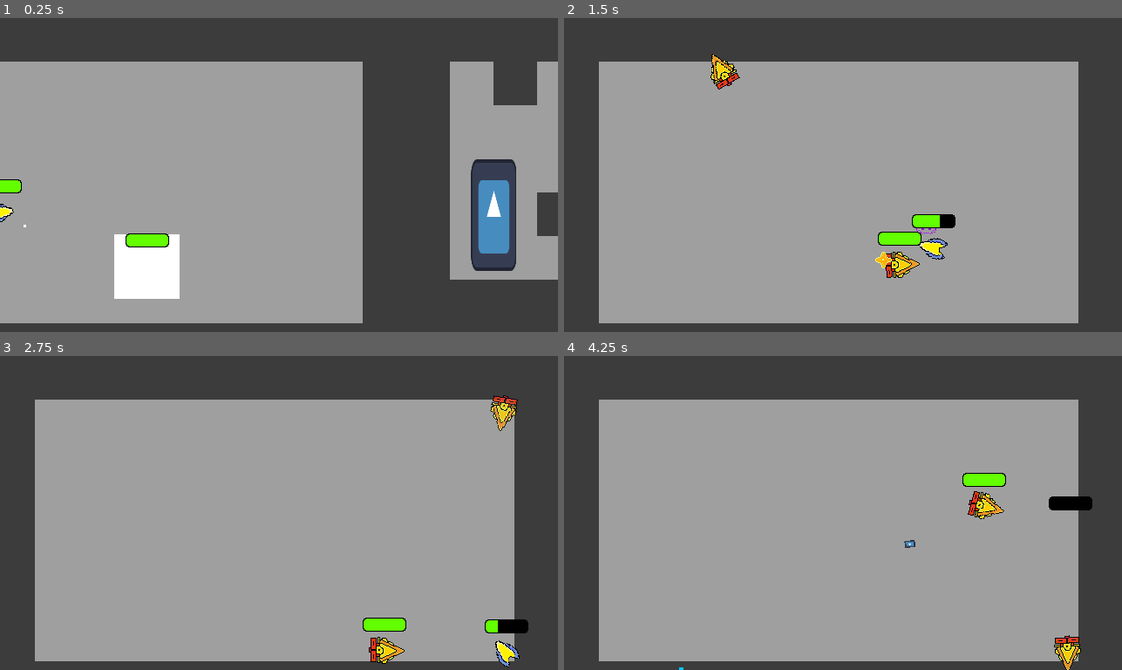
Above: before the commit, frames 1-4 (two rows, left to right).
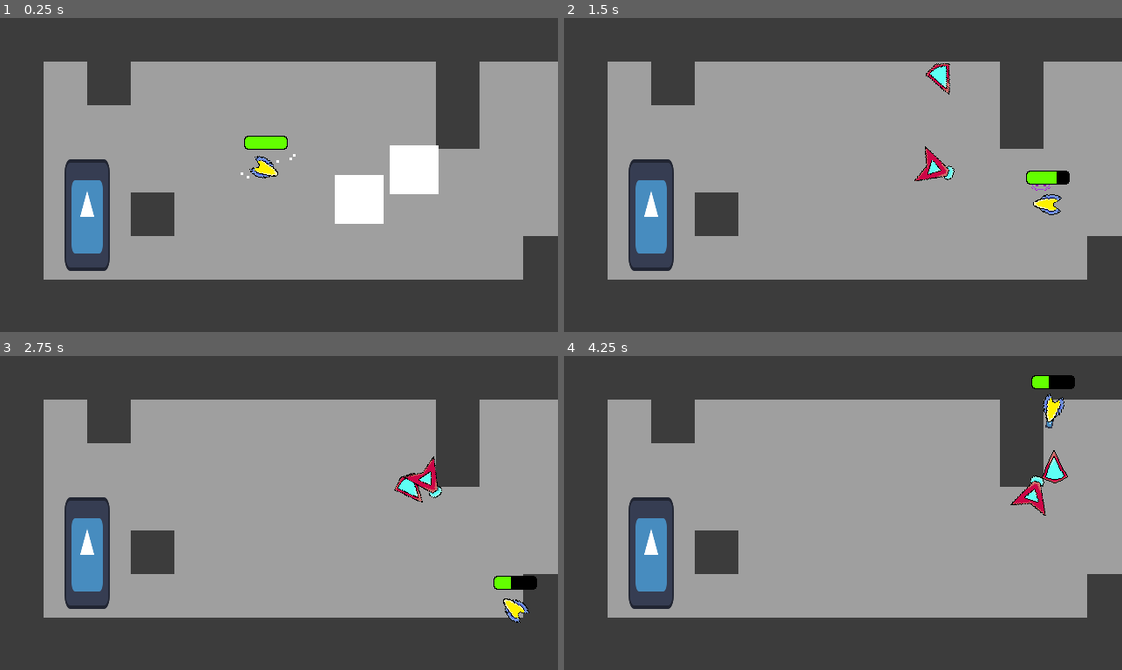
Above: after the commit, the same moments.

Repository: Nick98765432/Space-Blast
Game: Godot game, scene res://Levels/node_2d.tscn
Two runs of this game, one before a commit and one after it. Both use one fixed random seed, a clock stepped at 60 frames per second and the inputs below. The engine's default icon, where the game draws it, is replaced by a stand-in: a white triangle on a blue panel in a dark square. Sound files missing from this copy of the repository are replaced by a short silence.
Inputs (mouse positions are in pixels of both pictures, inside the frame that each line leads up to):
- Up to frame 1 (0.25 s): no input
- Up to frame 2 (1.5 s): move the mouse to (965, 159) at 0.52 s; hold D (right) 0.53-1.28 s; right-click (965, 159) at 0.6 s; move the mouse to (731, 190) at 1.27 s; hold S (down) from 1.28 s (still down); tap 3 (fullAuto) at 1.35 s
- Up to frame 3 (2.75 s): move the mouse to (334, 443) at 2.02 s; release S (down) at 2.03 s; hold D (right) from 2.03 s (still down); tap E (interact) at 2.1 s
- Up to frame 4 (4.25 s): move the mouse to (815, 575) at 2.77 s; release D (right) at 2.78 s; hold W (up) 2.78-3.53 s; tap Space (parry) at 2.85 s; move the mouse to (1010, 560) at 3.52 s; press the mouse at (1010, 560) at 3.53 s; hold A (left) from 3.53 s (still down)

The runs differ from the first frame. In frame 1, 39% of the frame differs, in the area x 0-100%, y 13-98%; in frame 2, 28%; in frame 3, 26%; in frame 4, 27%.

Commit message:
sounds part 2
improved sounds

Diff:
--- a/Enemies/Scenes/GunMan.tscn
+++ b/Enemies/Scenes/GunMan.tscn
@@ -25,77 +25,6 @@
 scale_min = 3.0
 scale_max = 3.0
 
-[sub_resource type="Curve" id="Curve_16nmr"]
-_data = [Vector2(0, 1), 0.0, 0.0, 0, 0, Vector2(0.288732, 1), 0.0, 0.0, 0, 0, Vector2(1, 0), 0.0, 0.0, 0, 0]
-point_count = 3
-
-[sub_resource type="CurveTexture" id="CurveTexture_rqpqc"]
-curve = SubResource("Curve_16nmr")
-
-[sub_resource type="ParticleProcessMaterial" id="ParticleProcessMaterial_ytuoc"]
-particle_flag_disable_z = true
-emission_shape_offset = Vector3(10, -3, 0)
-gravity = Vector3(0, 0, 0)
-alpha_curve = SubResource("CurveTexture_rqpqc")
-
-[sub_resource type="Curve" id="Curve_m6uir"]
-_data = [Vector2(0, 1), 0.0, 0.0, 0, 0, Vector2(0.288732, 1), 0.0, 0.0, 0, 0, Vector2(1, 0), 0.0, 0.0, 0, 0]
-point_count = 3
-
-[sub_resource type="CurveTexture" id="CurveTexture_veuqq"]
-curve = SubResource("Curve_m6uir")
-
-[sub_resource type="ParticleProcessMaterial" id="ParticleProcessMaterial_1idl0"]
-particle_flag_disable_z = true
-emission_shape_offset = Vector3(10, -3, 0)
-gravity = Vector3(0, 0, 0)
-alpha_curve = SubResource("CurveTexture_veuqq")
-
-[sub_resource type="Curve" id="Curve_ibebj"]
-_data = [Vector2(0, 1), 0.0, 0.0, 0, 0, Vector2(1, 0), 0.0, 0.0, 0, 0]
-point_count = 2
-
-[sub_resource type="CurveTexture" id="CurveTexture_g4c20"]
-curve = SubResource("Curve_ibebj")
-
-[sub_resource type="ParticleProcessMaterial" id="ParticleProcessMaterial_13pdn"]
-particle_flag_disable_z = true
-gravity = Vector3(0, 0, 0)
-scale_min = 100.0
-scale_max = 100.0
-scale_curve = SubResource("CurveTexture_g4c20")
-
-[sub_resource type="CanvasItemMaterial" id="CanvasItemMaterial_ga6su"]
-particles_animation = true
-particles_anim_h_frames = 12
-particles_anim_v_frames = 1
-particles_anim_loop = false
-
-[sub_resource type="Curve" id="Curve_pevlc"]
-_data = [Vector2(0.028169, 1), 0.0, 0.0, 0, 0, Vector2(0.535211, 1), 0.0, 0.0, 0, 0, Vector2(1, 0), 0.0, 0.0, 0, 0]
-point_count = 3
-
-[sub_resource type="CurveTexture" id="CurveTexture_qje1b"]
-curve = SubResource("Curve_pevlc")
-
-[sub_resource type="ParticleProcessMaterial" id="ParticleProcessMaterial_fovjo"]
-particle_flag_disable_z = true
-emission_shape = 1
-emission_sphere_radius = 45.0
-gravity = Vector3(0, 0, 0)
-alpha_curve = SubResource("CurveTexture_qje1b")
-anim_speed_min = 1.0
-anim_speed_max = 1.0
-
-[sub_resource type="ParticleProcessMaterial" id="ParticleProcessMaterial_4m4bo"]
-particle_flag_disable_z = true
-spread = 180.0
-initial_velocity_min = 484.85
-initial_velocity_max = 621.21
-gravity = Vector3(0, 0, 0)
-scale_min = 3.0
-scale_max = 5.0
-
 [sub_resource type="Shader" id="Shader_n1ync"]
 code = "shader_type canvas_item;
 uniform vec4 flashColour = vec4(1.0);
@@ -118,6 +47,77 @@
 shader_parameter/flashColour = Vector4(1, 1, 1, 1)
 shader_parameter/mixAmount = 0.0
 
+[sub_resource type="Curve" id="Curve_16nmr"]
+_data = [Vector2(0, 1), 0.0, 0.0, 0, 0, Vector2(0.288732, 1), 0.0, 0.0, 0, 0, Vector2(1, 0), 0.0, 0.0, 0, 0]
+point_count = 3
+
+[sub_resource type="CurveTexture" id="CurveTexture_rqpqc"]
+curve = SubResource("Curve_16nmr")
+
+[sub_resource type="ParticleProcessMaterial" id="ParticleProcessMaterial_ytuoc"]
+particle_flag_disable_z = true
+emission_shape_offset = Vector3(10, -3, 0)
+gravity = Vector3(0, 0, 0)
+alpha_curve = SubResource("CurveTexture_rqpqc")
+
+[sub_resource type="Curve" id="Curve_m6uir"]
+_data = [Vector2(0, 1), 0.0, 0.0, 0, 0, Vector2(0.288732, 1), 0.0, 0.0, 0, 0, Vector2(1, 0), 0.0, 0.0, 0, 0]
+point_count = 3
+
+[sub_resource type="CurveTexture" id="CurveTexture_veuqq"]
+curve = SubResource("Curve_m6uir")
+
+[sub_resource type="ParticleProcessMaterial" id="ParticleProcessMaterial_1idl0"]
+particle_flag_disable_z = true
+emission_shape_offset = Vector3(10, -3, 0)
+gravity = Vector3(0, 0, 0)
+alpha_curve = SubResource("CurveTexture_veuqq")
+
+[sub_resource type="Curve" id="Curve_ibebj"]
+_data = [Vector2(0, 1), 0.0, 0.0, 0, 0, Vector2(1, 0), 0.0, 0.0, 0, 0]
+point_count = 2
+
+[sub_resource type="CurveTexture" id="CurveTexture_g4c20"]
+curve = SubResource("Curve_ibebj")
+
+[sub_resource type="ParticleProcessMaterial" id="ParticleProcessMaterial_13pdn"]
+particle_flag_disable_z = true
+gravity = Vector3(0, 0, 0)
+scale_min = 100.0
+scale_max = 100.0
+scale_curve = SubResource("CurveTexture_g4c20")
+
+[sub_resource type="CanvasItemMaterial" id="CanvasItemMaterial_ga6su"]
+particles_animation = true
+particles_anim_h_frames = 12
+particles_anim_v_frames = 1
+particles_anim_loop = false
+
+[sub_resource type="Curve" id="Curve_pevlc"]
+_data = [Vector2(0.028169, 1), 0.0, 0.0, 0, 0, Vector2(0.535211, 1), 0.0, 0.0, 0, 0, Vector2(1, 0), 0.0, 0.0, 0, 0]
+point_count = 3
+
+[sub_resource type="CurveTexture" id="CurveTexture_qje1b"]
+curve = SubResource("Curve_pevlc")
+
+[sub_resource type="ParticleProcessMaterial" id="ParticleProcessMaterial_fovjo"]
+particle_flag_disable_z = true
+emission_shape = 1
+emission_sphere_radius = 45.0
+gravity = Vector3(0, 0, 0)
+alpha_curve = SubResource("CurveTexture_qje1b")
+anim_speed_min = 1.0
+anim_speed_max = 1.0
+
+[sub_resource type="ParticleProcessMaterial" id="ParticleProcessMaterial_4m4bo"]
+particle_flag_disable_z = true
+spread = 180.0
+initial_velocity_min = 484.85
+initial_velocity_max = 621.21
+gravity = Vector3(0, 0, 0)
+scale_min = 3.0
+scale_max = 5.0
+
 [sub_resource type="CircleShape2D" id="CircleShape2D_uo43w"]
 radius = 19.0
 
@@ -206,6 +206,10 @@
 process_material = SubResource("ParticleProcessMaterial_1hlno")
 local_coords = true
 
+[node name="enemySprite" type="Sprite2D" parent="."]
+material = SubResource("ShaderMaterial_5j6hf")
+texture = ExtResource("2_xjowx")
+
 [node name="parryTele" type="GPUParticles2D" parent="."]
 z_index = 1
 emitting = false
@@ -248,10 +252,6 @@
 one_shot = true
 explosiveness = 1.0
 
-[node name="enemySprite" type="Sprite2D" parent="."]
-material = SubResource("ShaderMaterial_5j6hf")
-texture = ExtResource("2_xjowx")
-
 [node name="sightTimer" type="Timer" parent="."]
 wait_time = 0.1
 autostart = true
--- /dev/null
+++ b/Levels/intro.gd
@@ -0,0 +1,6 @@
+extends AudioStreamPlayer
+signal music
+
+
+func _on_finished() -> void:
+	emit_signal("music")
--- /dev/null
+++ b/Levels/music.gd
@@ -0,0 +1,9 @@
+extends AudioStreamPlayer
+@export var intro: AudioStreamPlayer
+
+
+func _ready() -> void:
+	intro.connect("music", _on_music)
+
+func _on_music():
+	play()
--- a/Levels/node_2d.tscn
+++ b/Levels/node_2d.tscn
@@ -1,9 +1,12 @@
-[gd_scene load_steps=15 format=4 uid="uid://brty50fkbop4r"]
-
-[ext_resource type="AudioStream" uid="uid://c4oisdxdslhy0" path="res://Sounds/Beyond Comprehension - Infrared Scale.wav" id="1_fe8b2"]
+[gd_scene load_steps=18 format=4 uid="uid://brty50fkbop4r"]
+
+[ext_resource type="AudioStream" uid="uid://df8gh08u32xu6" path="res://Sounds/Music/Taken OverIntro- Infrared Scale.wav" id="1_hc727"]
 [ext_resource type="PackedScene" uid="uid://cqwptbkpsicpn" path="res://UI/Upgrades.tscn" id="1_icrtm"]
 [ext_resource type="PackedScene" uid="uid://cdaielgc0lshr" path="res://Player/player.tscn" id="1_re1we"]
 [ext_resource type="Texture2D" uid="uid://484mit73nl15" path="res://Levels/Sprites and Assets/tile placeholder.png" id="2_gxhbb"]
+[ext_resource type="Script" path="res://Levels/intro.gd" id="2_wckgg"]
+[ext_resource type="AudioStream" uid="uid://b46mr55iao38r" path="res://Sounds/Music/Taken Over - Infrared Scale.wav" id="3_udi2a"]
+[ext_resource type="Script" path="res://Levels/music.gd" id="4_6g4th"]
 [ext_resource type="PackedScene" uid="uid://bnhvdwpsykjnm" path="res://Levels/LevelBuilderStuff/Scenes/Spawner.tscn" id="5_mnti6"]
 [ext_resource type="PackedScene" uid="uid://dsyhccs874dfd" path="res://Levels/LevelBuilderStuff/Scenes/roomGate.tscn" id="6_58jge"]
 [ext_resource type="PackedScene" uid="uid://4p3e8ik3mhq" path="res://Levels/LevelBuilderStuff/Scenes/nextRoom.tscn" id="7_rod3q"]
@@ -35,10 +38,17 @@
 
 [node name="Test" type="Node2D"]
 
-[node name="Music" type="AudioStreamPlayer" parent="."]
-stream = ExtResource("1_fe8b2")
+[node name="Intro" type="AudioStreamPlayer" parent="."]
+stream = ExtResource("1_hc727")
 volume_db = -3.0
 autoplay = true
+script = ExtResource("2_wckgg")
+
+[node name="Music" type="AudioStreamPlayer" parent="." node_paths=PackedStringArray("intro")]
+stream = ExtResource("3_udi2a")
+volume_db = -3.0
+script = ExtResource("4_6g4th")
+intro = NodePath("../Intro")
 
 [node name="CanvasLayer" type="CanvasLayer" parent="."]
 layer = -1
@@ -61,7 +71,7 @@
 player = NodePath("../Player")
 
 [node name="Player" parent="." instance=ExtResource("1_re1we")]
-position = Vector2(-467, 223)
+position = Vector2(304, 173)
 
 [node name="Spawner" parent="." node_paths=PackedStringArray("player") instance=ExtResource("5_mnti6")]
 position = Vector2(106, 144)
@@ -341,7 +351,4 @@
 encounter = Vector2i(2, 0)
 player = NodePath("../Player")
 
-[node name="Spawner42" parent="." node_paths=PackedStringArray("player") instance=ExtResource("5_mnti6")]
-position = Vector2(-298, 285)
-type = 9
-player = NodePath("../Player")
+[connection signal="finished" from="Intro" to="Intro" method="_on_finished"]
--- a/Player/player.tscn
+++ b/Player/player.tscn
@@ -8,7 +8,7 @@
 [ext_resource type="Texture2D" uid="uid://cl5bttt2lep5d" path="res://Player/sprites and assets/No Life.png" id="6_bq038"]
 [ext_resource type="Texture2D" uid="uid://blgem7rjjvnhc" path="res://Player/sprites and assets/explode.png" id="6_n0myu"]
 [ext_resource type="Texture2D" uid="uid://elo6pwe1k81v" path="res://Player/sprites and assets/Life.png" id="7_thfcu"]
-[ext_resource type="AudioStream" uid="uid://c3e8u2jrnxlj1" path="res://Sounds/Reload GFL7.wav" id="9_t2qnr"]
+[ext_resource type="AudioStream" uid="uid://c3e8u2jrnxlj1" path="res://Sounds/SFX/Reload GFL7.wav" id="9_t2qnr"]
 
 [sub_resource type="CircleShape2D" id="CircleShape2D_1nxxf"]
 radius = 10.2956
Not shown, removed: Sounds/Another Chance - Infrared Scale.wav.import
Not shown, removed: Sounds/Another Chance intro- Infrared Scale.wav.import
Not shown, removed: Sounds/Beyond Comprehension - Infrared Scale.wav.import
Not shown, removed: Sounds/Beyond Comprehension intro - Infrared Scale.wav.import
Not shown, added: Sounds/Music/Another Chance - Infrared Scale.wav.import
Not shown, added: Sounds/Music/Another Chance intro- Infrared Scale.wav.import
Not shown, added: Sounds/Music/Beyond Comprehension - Infrared Scale.wav.import
Not shown, added: Sounds/Music/Beyond Comprehension intro - Infrared Scale.wav.import
Not shown, changed: Sounds/Music/Taken Over - Infrared Scale.wav.import
Not shown, added: Sounds/Music/Taken OverIntro- Infrared Scale.wav.import
Not shown, changed: Sounds/SFX/Reload GFL7.wav.import
Not shown, removed: Sounds/Taken OverIntro- Infrared Scale.wav.import
(and 7 more such lines)
